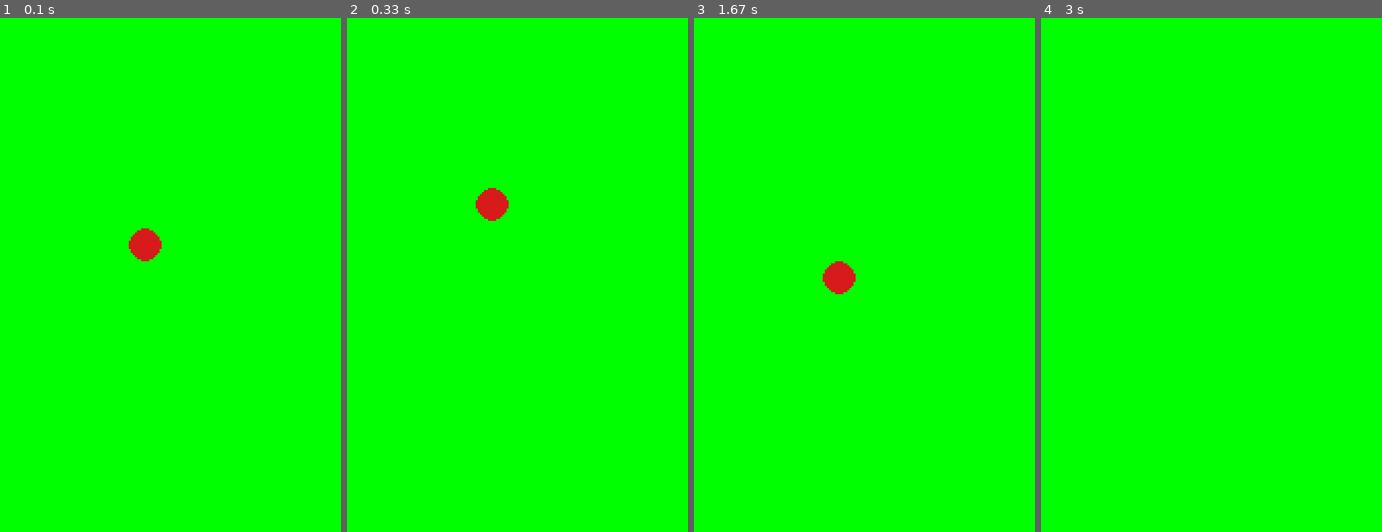
Above: before the commit, frames 1-4 (left to right).
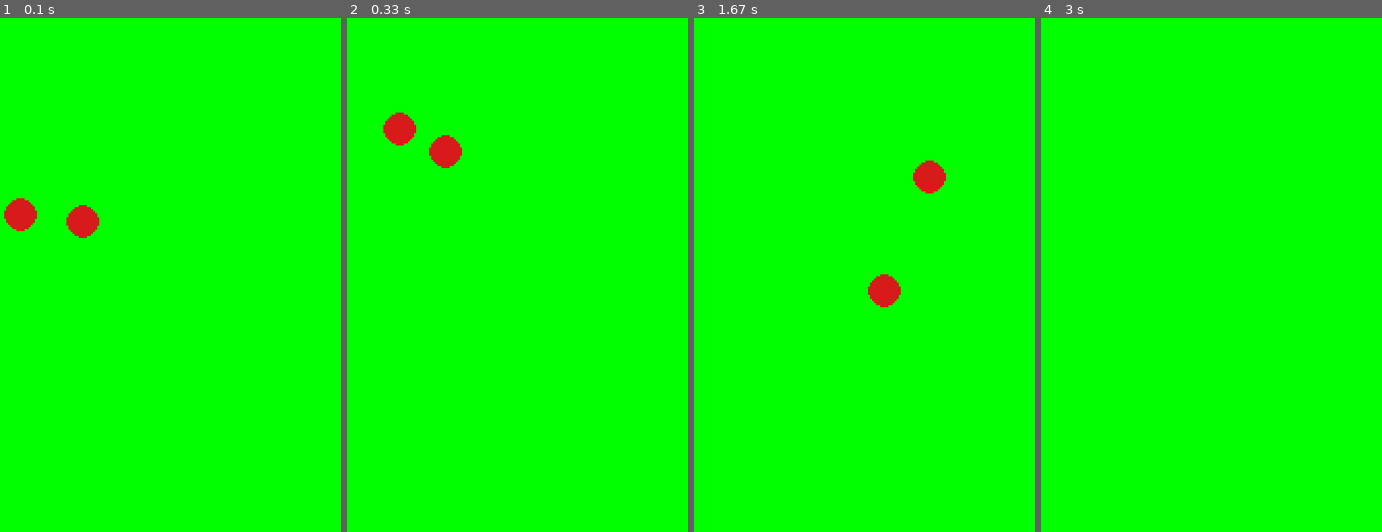
Above: after the commit, the same moments.

Repository: BenedictMendola/PinBall
Game: pygame game, started from PinballRunner.py
Two runs of this game, one before a commit and one after it. Both use one fixed random seed, a clock stepped at 60 frames per second and the inputs below.
Inputs:
- Up to frame 1 (0.1 s): no input
- Up to frame 2 (0.33 s): no input
- Up to frame 3 (1.67 s): no input
- Up to frame 4 (3 s): no input

The runs differ from the first frame. In frame 1, 1.4% of the frame differs, in the area x 1-48%, y 35-48%; in frame 2, 1.4%; in frame 3, 1.4%; in frame 4, nothing differs.

Commit message:
Fixed delta time

Diff:
--- a/Physics.py
+++ b/Physics.py
@@ -17,6 +17,7 @@
         self.velocity.z += (self.mass/force.z)
     def addGravity(self,gravity: float,deltaTime: float):
         self.velocity.y += deltaTime * gravity
+        #print("addedGrav: "+ str(deltaTime * gravity))
 
 
 def moveObjects(gameObjects,deltaTime):
--- a/PinballRunner.py
+++ b/PinballRunner.py
@@ -9,10 +9,11 @@
 pygame.init()
 #screen = pygame.display.set_mode((600,800))
 timeTracker = TimeTracker.TimeTracker()
+timeTracker.deltaTime = .001
 running = True
 renderer = Renderer.Renderer((600,800))
-gravityScale = 1000
-
+gravityScale = 750
+gameTicks = 0
 #try to keep every object in order by z hight
 gameObjects = []
 
@@ -22,21 +23,22 @@
 #testCode
 
 
-testObject = GameObject.GameObject("Test Object 2",Vector3.Vector3(300,400,0),Vector3.Vector3(3,3,1),Vector3.Vector3(2,3,4))
-testObject.addRidgidBody(Vector3.Vector3(0,-600,0),0,10)
+testObject = GameObject.GameObject("Test Object 2",Vector3.Vector3(200,400,0),Vector3.Vector3(3,3,1),Vector3.Vector3(2,3,4))
+testObject.addRidgidBody(Vector3.Vector3(100,-600,0),0,10)
+testObject.addSpriteRenderer('Assets\RedCircle1.png')
+gameObjects.append(testObject)
+
+testObject = GameObject.GameObject("Test Object 3",Vector3.Vector3(100,400,0),Vector3.Vector3(3,3,1),Vector3.Vector3(2,3,4))
+testObject.addRidgidBody(Vector3.Vector3(200,-700,0),0,10)
 testObject.addSpriteRenderer('Assets\RedCircle1.png')
 gameObjects.append(testObject)
 
 
-
-
 #basic game loop, everything must run in this loop
 while running:
-
+    gameTicks += 1
 
     #delete once game runs naturaly at reasoanple framerate
-    for i in range(500000):
-        pass
 
 
 
@@ -53,7 +55,7 @@
 
     # tracking fps, must be true end of loop
     timeTracker.updateTime()
-    print("FPS:" + str(timeTracker.fPS) + "     Deltatime:" + str(timeTracker.deltaTime))
+    #print(gameObjects[0].transform.position.y)
 
 
 pygame.quit()
--- a/TimeTracker.py
+++ b/TimeTracker.py
@@ -1,14 +1,28 @@
 import pygame
+import time
 
 class TimeTracker():
 
+    # def __init__(self):
+    #     self.time = 0
+    #     self.deltaTime = 0
+    #     self.fPS = 0
+    #     self.clock = pygame.time.Clock()
+
+    # def updateTime(self):
+    #     self.clock.tick()
+    #     self.fPS = self.clock.get_fps()
+    #     self.deltaTime = self.clock.tick(self.fPS)/1000
+    #     self.deltaTime = 0.001
+
+
     def __init__(self):
-        self.time = 0
-        self.deltaTime = 0
-        self.fPS = 0
-        self.clock = pygame.time.Clock()
+        self.time = 1
+        self.deltaTime = .01
+        self.lastTime = .999999
 
     def updateTime(self):
-        self.clock.tick()
-        self.fPS = self.clock.get_fps()
-        self.deltaTime = self.clock.tick(self.fPS)/1000
+        self.deltaTime = time.time() - self.lastTime
+        self.lastTime = time.time()
+        if (self.deltaTime > 2):
+            self.deltaTime = .01
